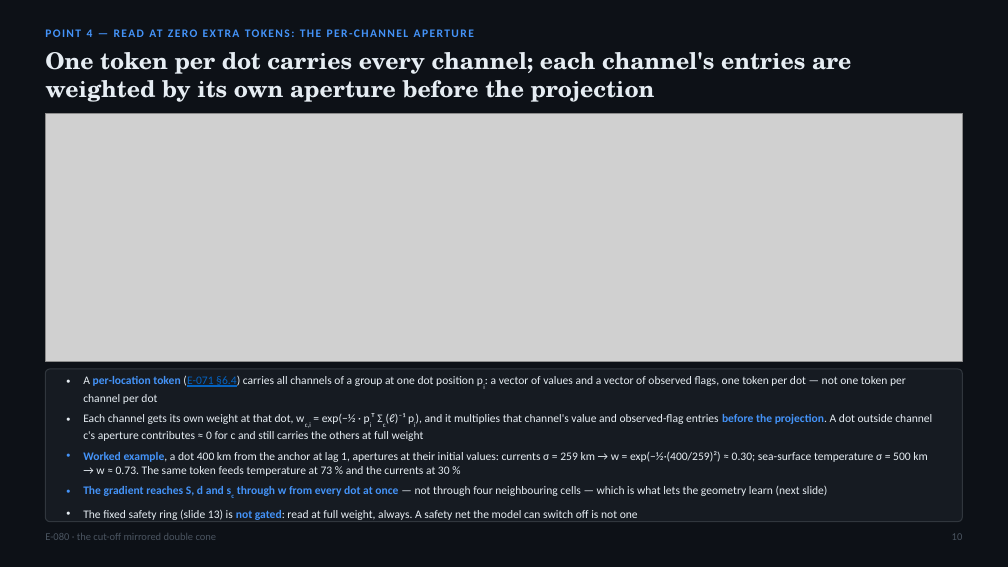
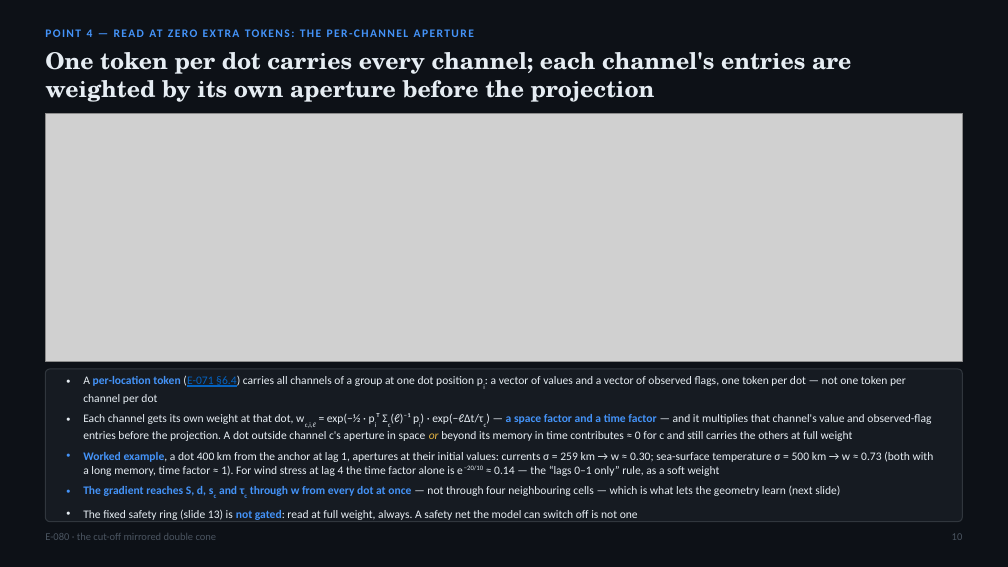
Before and after one commit to blauewelt/earth, a slide deck: slide 10 of ml/plans/E080_hourglass_cone_deck.pptx. Drawn at 1008x567 pixels with LibreOffice and Linux fonts; fonts in the diff are those of the drawing; grey boxes stand for pictures. Boxes give left, top, right and bottom in pixels: in the first picture for what was removed or moved away, otherwise in the second. Text is boxed around its words. In the diff, an @@ line names an element or a change of style, - is before the commit and + after.

```diff
--- a/ml/plans/E080_hourglass_cone_deck.pptx
+++ b/ml/plans/E080_hourglass_cone_deck.pptx
@@ text at [83,413,934,496]: text changed @@
-• Each channel gets its own weight at that dot, wc,i = exp(−½ · piᵀ Σc(ℓ)⁻¹ pi), and it multiplies that channel's value and observed-flag entries before the projection. A dot outside channel c's aperture contributes ≈ 0 for c and still carries the others at full weight
-• Worked example, a dot 400 km from the anchor at lag 1, apertures at their initial values: currents σ = 259 km → w = exp(−½·(400/259)²) ≈ 0.30; sea-surface temperature σ = 500 km → w ≈ 0.73. The same token feeds temperature at 73 % and the currents at 30 %
-• The gradient reaches S, d and sc through w from every dot at once — not through four neighbouring cells — which is what lets the geometry learn (next slide)
+• Each channel gets its own weight at that dot, wc,i,ℓ = exp(−½ · piᵀ Σc(ℓ)⁻¹ pi) · exp(−ℓΔt/τc) — a space factor and a time factor — and it multiplies that channel's value and observed-flag entries before the projection. A dot outside channel c's aperture in space or beyond its memory in time contributes ≈ 0 for c and still carries the others at full weight
+• Worked example, a dot 400 km from the anchor at lag 1, apertures at their initial values: currents σ = 259 km → w ≈ 0.30; sea-surface temperature σ = 500 km → w ≈ 0.73 (both with a long memory, time factor ≈ 1). For wind stress at lag 4 the time factor alone is e−20/10 ≈ 0.14 — the “lags 0–1 only” rule, as a soft weight
+• The gradient reaches S, d, sc and τc through w from every dot at once — not through four neighbouring cells — which is what lets the geometry learn (next slide)
```
Also in this commit, not shown: 6 other slides changed, 17 other files.
